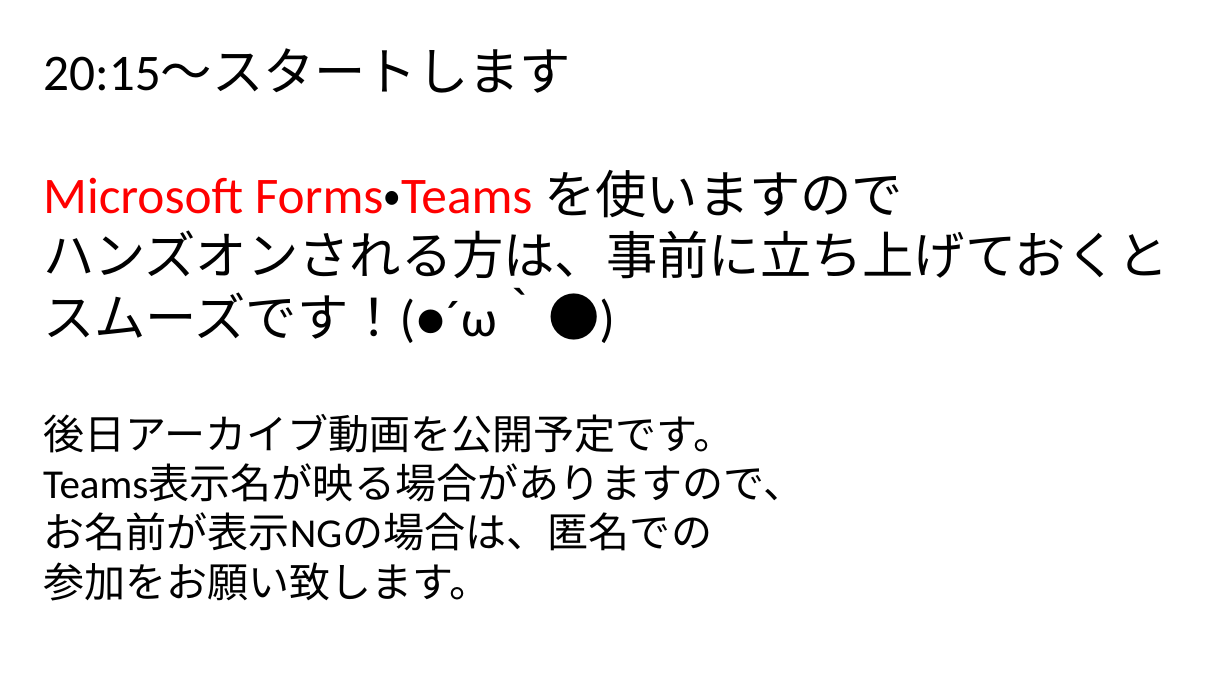
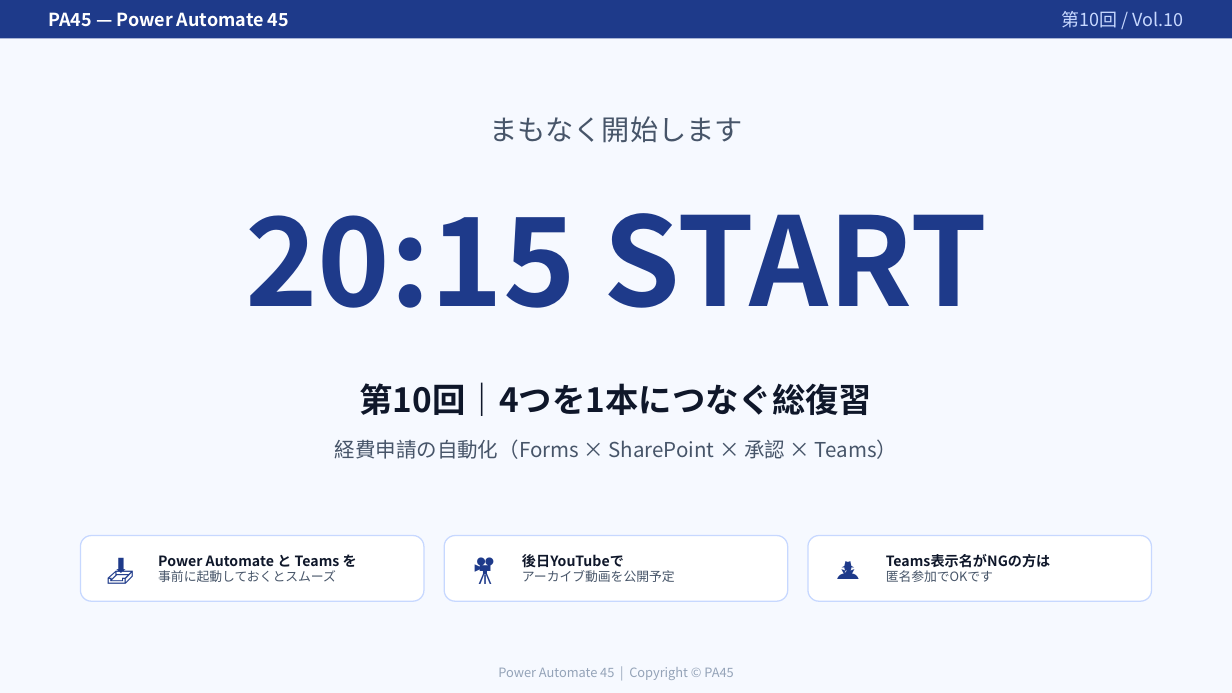
Before and after one commit to Haru-PowerPlatform/pa45, a slide deck: slide 1 of assets/pa45/P010_PA45_BizReview_20260514.pptx. Drawn at 1232x693 pixels with LibreOffice and Linux fonts; fonts in the diff are those of the drawing. Boxes give left, top, right and bottom in pixels: in the first picture for what was removed or moved away, otherwise in the second. Text is boxed around its words. In the diff, an @@ line names an element or a change of style, - is before the commit and + after.

```diff
--- a/assets/pa45/P010_PA45_BizReview_20260514.pptx
+++ b/assets/pa45/P010_PA45_BizReview_20260514.pptx
@@ rectangle: place and size @@
-rectangle at (43,48,1169,601)
+rectangle at (0,0,1232,693)
@@ rectangle at (0,0,1232,693): fill none to #F6F9FF @@
@@ rectangle added at (0,0,1232,39), fill #1E3A8A @@
@@ text added at (48,12,289,27), 14 pt, text #FFFFFF, bold @@
+PA45 — Power Automate 45
@@ text added at (1061,11,1184,28), 14 pt, text #C7D8FF @@
+第10回 / Vol.10
@@ text in rectangle at (43,48,1169,601): text removed @@
-20:15～スタートします
-Microsoft Forms・Teams を使いますので
-ハンズオンされる方は、事前に立ち上げておくと
-スムーズです！(●´ω｀●)
-後日アーカイブ動画を公開予定です。
-Teams表示名が映る場合がありますので、
-お名前が表示NGの場合は、匿名での
-参加をお願い致します。
@@ text added at (489,116,743,143), 22 pt, text #475569 @@
+まもなく開始します
@@ text added at (245,213,987,308), 96 pt, text #1E3A8A, bold @@
+20:15 START
@@ text added at (359,382,872,416), 26 pt, text #0F172A, bold @@
+第10回｜4つを1本につなぐ総復習
@@ text added at (335,439,897,459), 16 pt, text #475569 @@
+経費申請の自動化（Forms × SharePoint × 承認 × Teams）
@@ rounded rectangle added at (80,536,424,602), fill #FFFFFF, outline #C7D8FF 1 pt @@
@@ text added at (92,536,148,602), 22 pt, text #1E3A8A @@
+📥
@@ rounded rectangle added at (445,536,788,602), fill #FFFFFF, outline #C7D8FF 1 pt @@
@@ text added at (457,536,512,602), 22 pt, text #1E3A8A @@
+🎥
@@ rounded rectangle added at (808,536,1152,602), fill #FFFFFF, outline #C7D8FF 1 pt @@
@@ text added at (821,536,876,602), 22 pt, text #1E3A8A @@
+🕵
@@ text added at (158,554,357,582), 11 pt, text #0F172A, bold @@
+Power Automate と Teams を
+事前に起動しておくとスムーズ
@@ text added at (522,554,675,582), 10 pt, text #475569 @@
+後日YouTubeで
+アーカイブ動画を公開予定
@@ text added at (886,554,1051,582), 11 pt, text #0F172A, bold @@
+Teams表示名がNGの方は
+匿名参加でOKです
@@ text added at (498,667,733,680), 10 pt, text #94A3B8 @@
+Power Automate 45 | Copyright © PA45
```
Also in this commit, not shown: 9 other slides changed.
